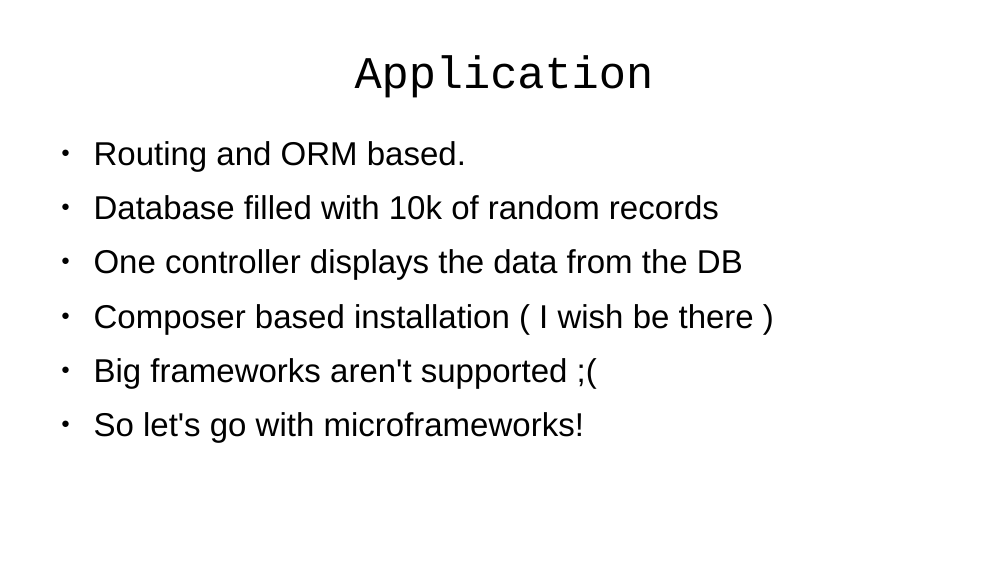
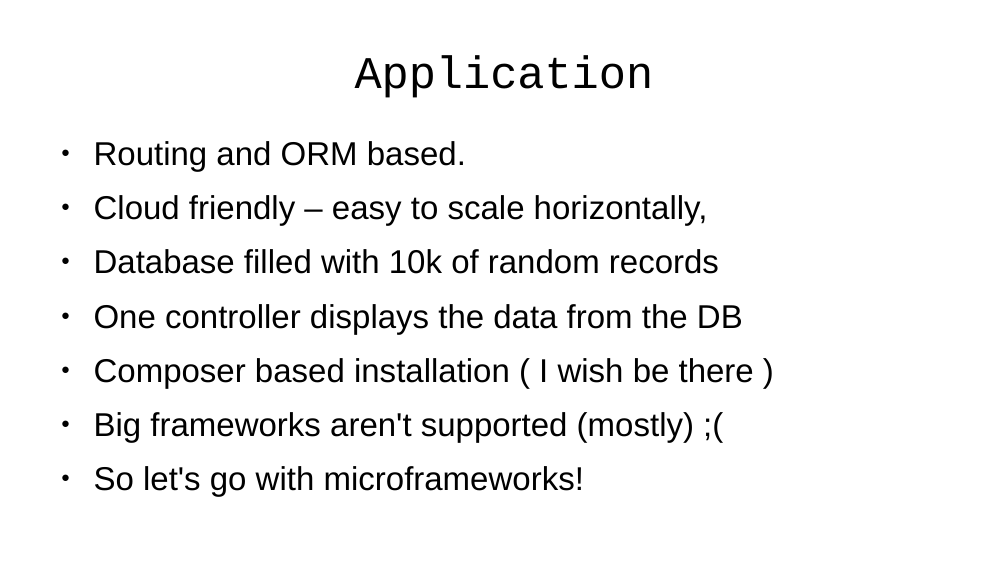
Before and after one commit to emgiezet/meetphp-8, a slide deck: slide 13 of presentation/presentation.odp. Drawn at 1008x567 pixels with LibreOffice and Linux fonts; fonts in the diff are those of the drawing; background and template pictures are left out. Boxes give left, top, right and bottom in pixels: in the first picture for what was removed or moved away, otherwise in the second. Text is boxed around its words. In the diff, an @@ line names an element or a change of style, - is before the commit and + after.

```diff
--- a/presentation/presentation.odp
+++ b/presentation/presentation.odp
@@ text at (94, 195, 708, 226): paragraph added @@
+● Cloud friendly – easy to scale horizontally,
@@ text at (94, 412, 694, 443): text changed @@
-● Big frameworks aren't supported ;(
+● Big frameworks aren't supported (mostly) ;(
```
Also in this commit, not shown: 10 other slides changed, 4 slides added, 2 slides removed, 52 other files.
